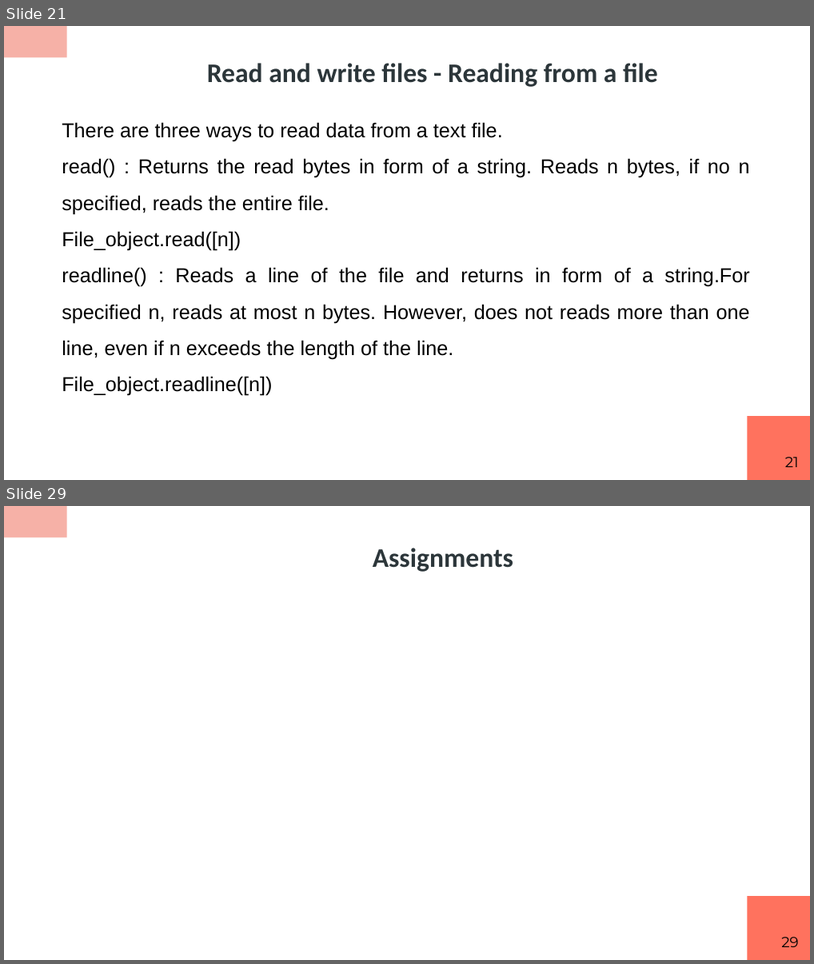
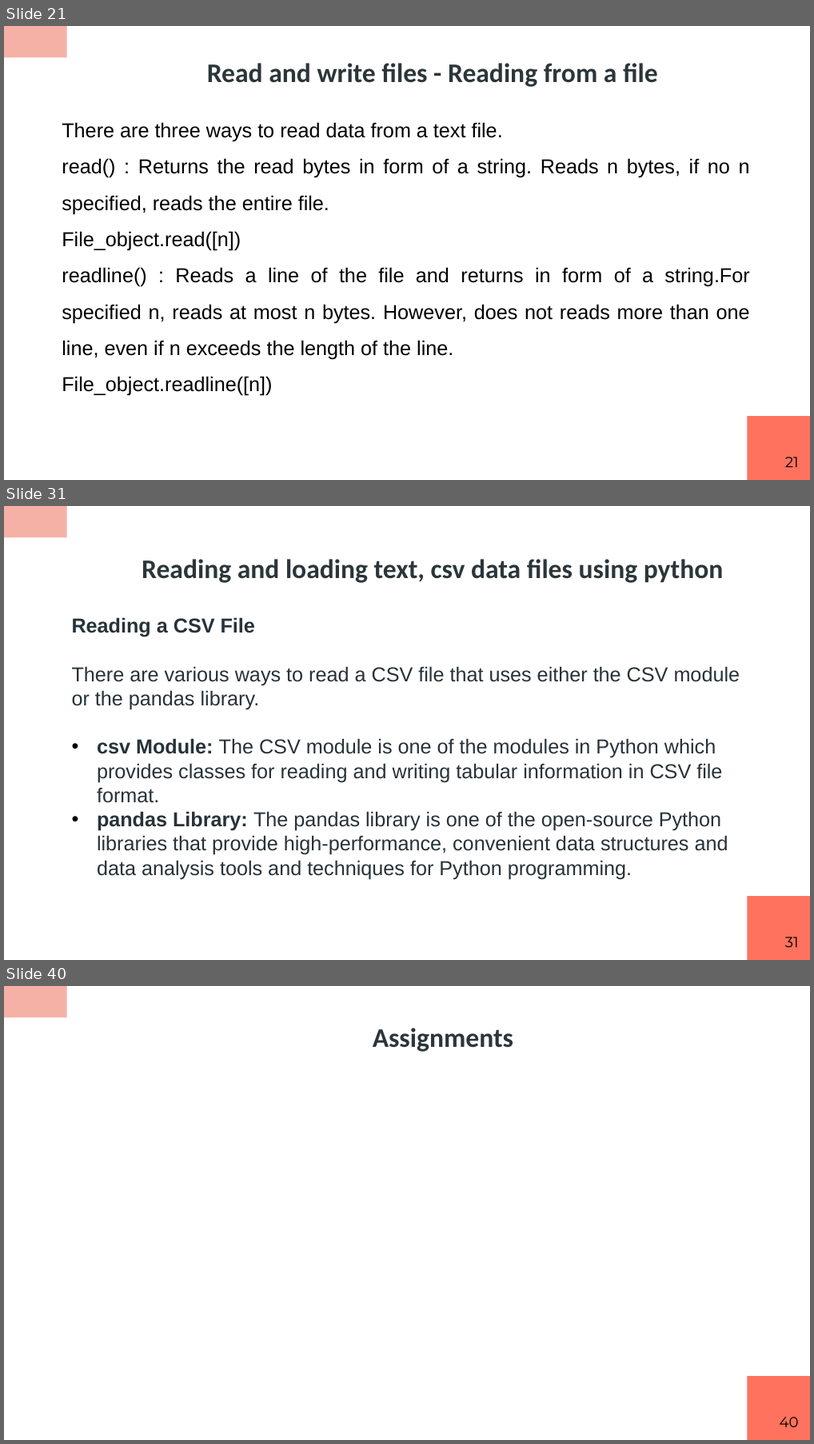
Before and after one commit to RashmivernekarN/ai_with_python_keonics, a slide deck: module2/ppt/Python Scripting.pptx. Shown one above the other, each under a label of ours: slides 21 and 29 before the commit, slides 21, 31 and 40 after it; the slides between them are not shown. The pictures are 814x964 and 814x1444 pixels, drawn with LibreOffice and Linux fonts; fonts in the diff are those of the drawing. Boxes give left, top, right and bottom in pixels: in the first picture for what was removed or moved away, otherwise in the second. Text is boxed around its words. In the diff, an @@ line names an element or a change of style, - is before the commit and + after.

```diff
--- a/module2/ppt/Python Scripting.pptx
+++ b/module2/ppt/Python Scripting.pptx
@@ slide 31 added at (4,506,810,960), background #FFFFFF; not listed: 2 template elements that a slide beside it also shows @@
@@ title added at (142,559,724,583), 24 pt, text #2C363A, bold @@
+Reading and loading text, csv data files using python
@@ text added at (72,617,741,879), 18 pt, text #273239 @@
+Reading a CSV File
+There are various ways to read a CSV file that uses either the CSV module or the pandas library.
+• csv Module: The CSV module is one of the modules in Python which provides classes for reading and writing tabular information in CSV file format.
+• pandas Library: The pandas library is one of the open-source Python libraries that provide high-performance, convenient data structures and data analysis tools and techniques for Python programming.
@@ page number added at (786,936,799,947), 13 pt, text #000000 @@
+31
@@ what was slide 29 is now slide 40 @@
@@ page number at (780,1416,799,1427): text changed @@
-29
+40
```
Also in this commit, not shown: 4 slides changed, 10 other slides added, 4 other files.
